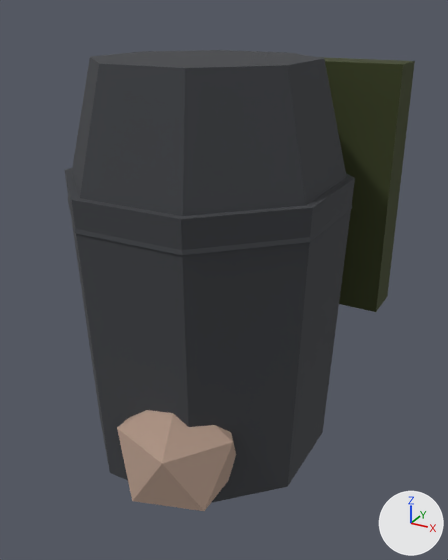
A saved change to the FBX model assets/3d/export/inf_hocker_upper_leg.fbx.
Both versions are drawn from a 50 mm lens placed at (1.02, -1.73, 0.82), pointed at (0.11, -0.08, 0.0). The axes (+X, +Y, +Z) are drawn at lower right. The lights are the same throughout. The older version comes first.

Names of what the first picture shows: 'inf_hocker_upper_leg'.
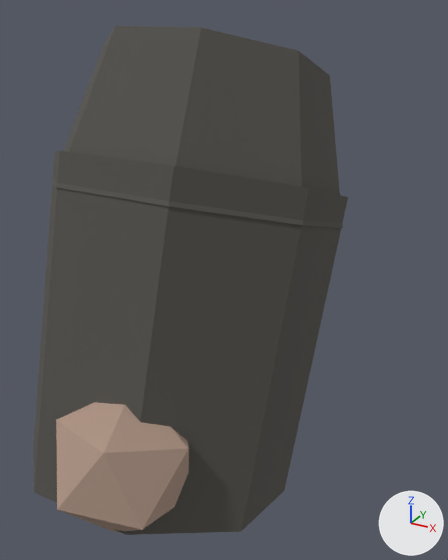
Pixel boxes [x1, y1, x2, y2] of what changed, in the pictures (448 x 560 px; the box of a moved part takes in the faces that stretch with it):
'inf_hocker_upper_leg', reshaped (10% narrower, 10% taller)
    before: [65, 50, 415, 511]
    after: [33, 26, 348, 535]
part 1 of me_inf_hocker_upper_leg, added (brown)
    after: [56, 402, 189, 532]
part 2 of me_inf_hocker_upper_leg, moved or reshaped
    before: [68, 50, 352, 255]
    after: [51, 26, 343, 228]
part 3 of me_inf_hocker_upper_leg, moved or reshaped
    before: [65, 168, 355, 503]
    after: [33, 151, 348, 535]
part 4 of me_inf_hocker_upper_leg, deleted (brown)
    before: [117, 410, 236, 511]
part 5 of me_inf_hocker_upper_leg, deleted (green)
    before: [319, 57, 415, 312]

The edits, one by one:
me_inf_hocker_upper_leg is used by ob_inf_hocker_upper_leg; location (0.0, 0.0, 0.0).
me_inf_hocker_upper_leg had 52 vertices, 46 faces and spanned x -0.5..0.5, y -0.547..0.58, z -0.72..0.68.
me_inf_hocker_upper_leg now has 44 vertices, 40 faces and spans x -0.443..0.443, y -0.851..0.381, z -0.749..0.773.
me_inf_hocker_upper_leg part 1: a new loose piece, an icosphere of 20 faces spanning x -0.097..0.297, y -0.851..-0.434, z -0.55..-0.132, in mat_palette (picture img_palette_png).
me_inf_hocker_upper_leg part 2: the loose piece of 16 vertices spanning x -0.443..0.443, y -0.443..0.443, z 0.22..0.68 is turned -18 degrees about the x axis through its middle, then moved by (0.0, -0.006, 0.001).
me_inf_hocker_upper_leg part 3: the loose piece of 16 vertices spanning x -0.443..0.443, y -0.443..0.443, z -0.68..0.32 is turned -18 degrees about the x axis through its middle, then moved by (0.0, -0.201, 0.032).
me_inf_hocker_upper_leg part 4: the loose piece of 12 vertices spanning x -0.097..0.297, y -0.547..-0.173, z -0.72..-0.28 is deleted.
me_inf_hocker_upper_leg part 5: the loose piece of 8 vertices spanning x -0.5..0.5, y 0.42..0.58, z -0.25..0.65 is deleted.
